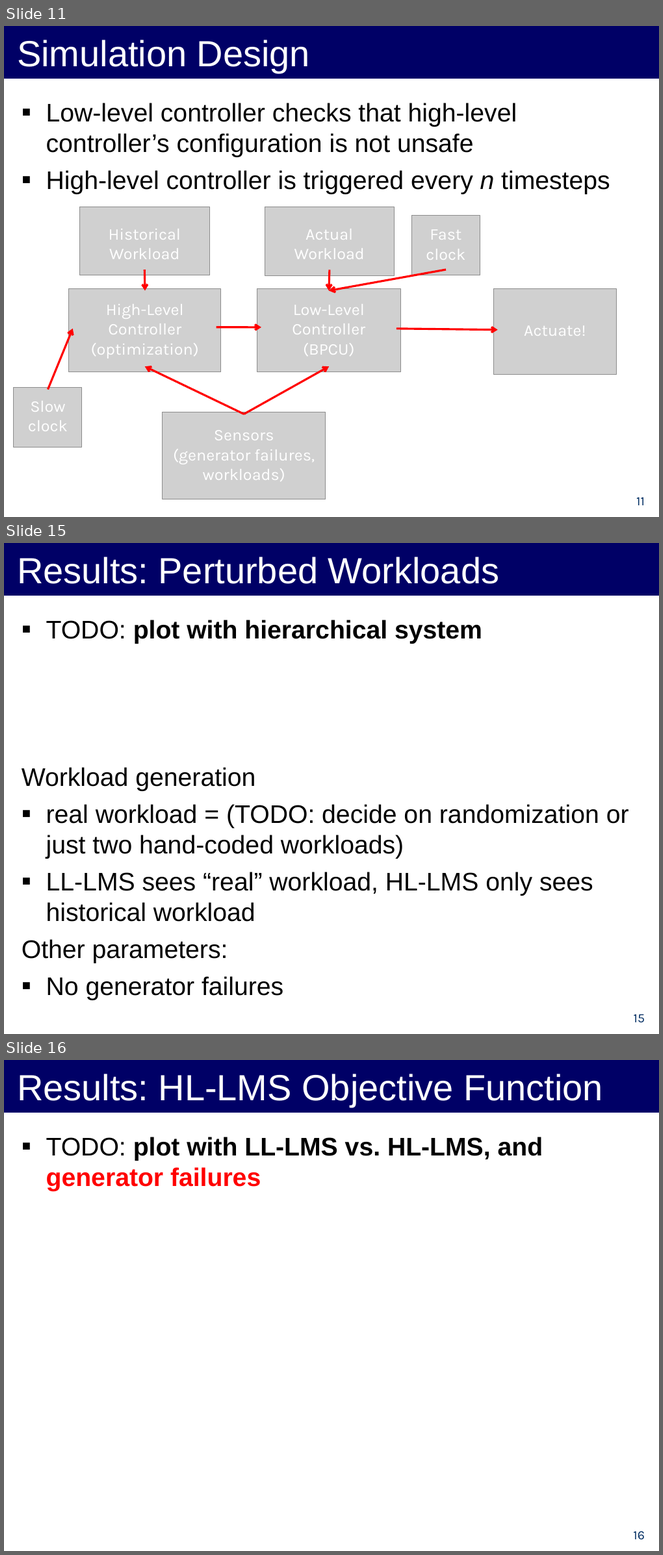
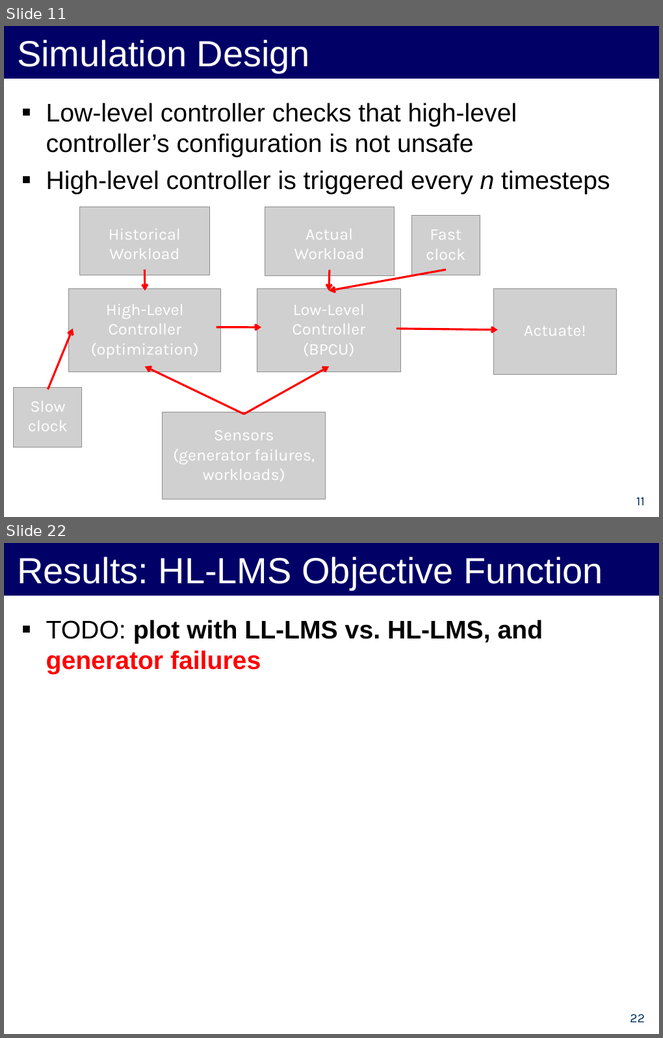
Before and after one commit to forresti/optimal_load_management, a slide deck: project/12-3-12_Presentation.ppt. Shown one above the other, each under a label of ours: slides 11, 15 and 16 before the commit, slides 11 and 22 after it; the slides between them are not shown. The pictures are 663x1555 and 663x1038 pixels, drawn with LibreOffice and Linux fonts; fonts in the diff are those of the drawing; grey boxes stand for pictures. Boxes give left, top, right and bottom in pixels: in the first picture for what was removed or moved away, otherwise in the second. Text is boxed around its words. In the diff, an @@ line names an element or a change of style, - is before the commit and + after.

```diff
--- a/project/12-3-12_Presentation.ppt
+++ b/project/12-3-12_Presentation.ppt
@@ slide 15 removed at <box>4,543,659,1034</box>, background #FFFFFF @@
@@ title removed at <box>4,543,659,596</box> @@
-Results: Perturbed Workloads
@@ text removed at <box>22,620,629,1001</box> @@
-▪ TODO: plot with hierarchical system
-Workload generation
-▪ real workload = (TODO: decide on randomization or just two hand-coded workloads)
-▪ LL-LMS sees “real” workload, HL-LMS only sees historical workload
-Other parameters:
-▪ No generator failures
@@ page number removed at <box>634,1014,646,1023</box> @@
-15
@@ what was slide 16 is now slide 22 @@
@@ page number at <box>630,1014,645,1023</box>: text changed @@
-16
+22
```
Also in this commit, not shown: 3 slides changed, 9 slides added, 2 other slides removed.
